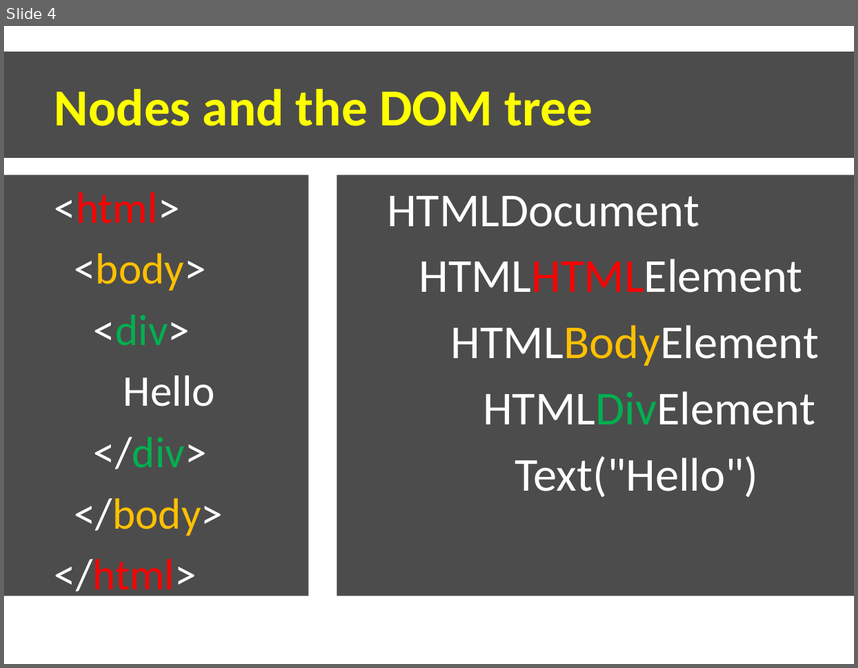
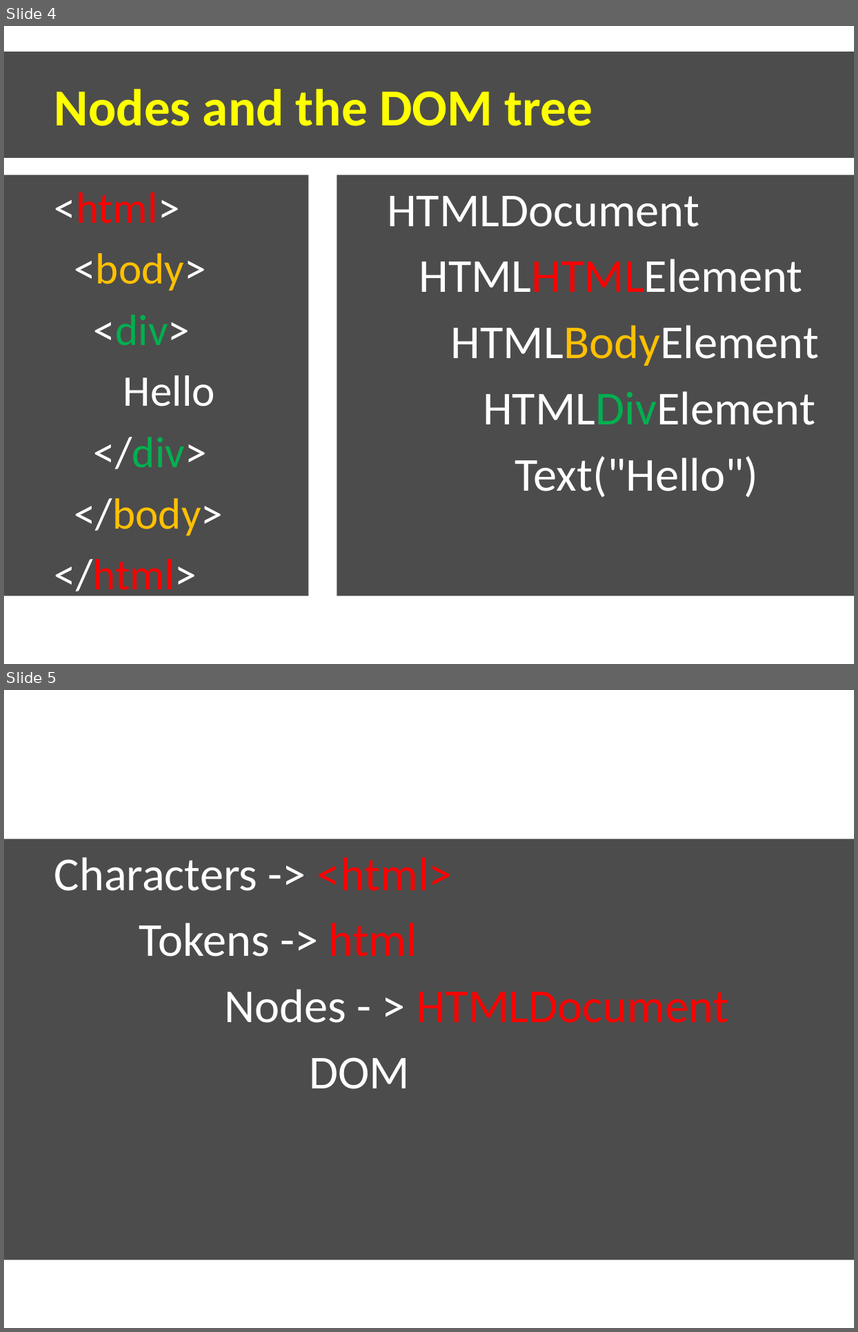
Before and after one commit to dzmitry-varabei/front-end-course, a slide deck: chrome-paint-and-compositing/ChromeInternalsPaint.pptx. Shown one above the other, each under a label of ours: slide 4 before the commit, slides 4 and 5 after it. The pictures are 858x668 and 858x1332 pixels, drawn with LibreOffice and Linux fonts; fonts in the diff are those of the drawing; background and template pictures are left out. Boxes give left, top, right and bottom in pixels: in the first picture for what was removed or moved away, otherwise in the second. Text is boxed around its words. In the diff, an @@ line names an element or a change of style, - is before the commit and + after.

```diff
--- a/chrome-paint-and-compositing/ChromeInternalsPaint.pptx
+++ b/chrome-paint-and-compositing/ChromeInternalsPaint.pptx
@@ slide 5 added at (4,690,854,1328), background picture (left out) @@
@@ text added at (4,839,854,1259), fill #000000 at 70% opacity, 40 pt, text #FFFFFF @@
+Characters -> <html>
+Tokens -> html
+Nodes - > HTMLDocument
+DOM
```
Also in this commit, not shown: 1 slide changed, 13 other slides added, 5 other files.
